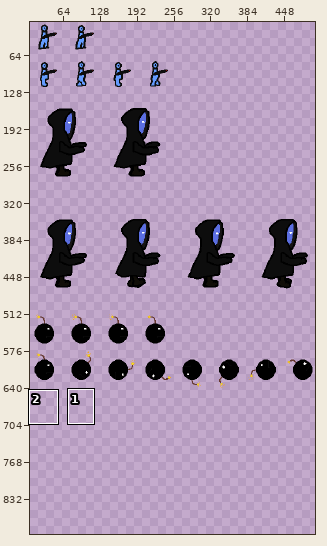
Two states of a sprite sheet, AP_GameDev_Project/Content/tilemap_entities.png. The first picture is a wide view before the edit; the outline marks the close-up.
Close-up. Before:
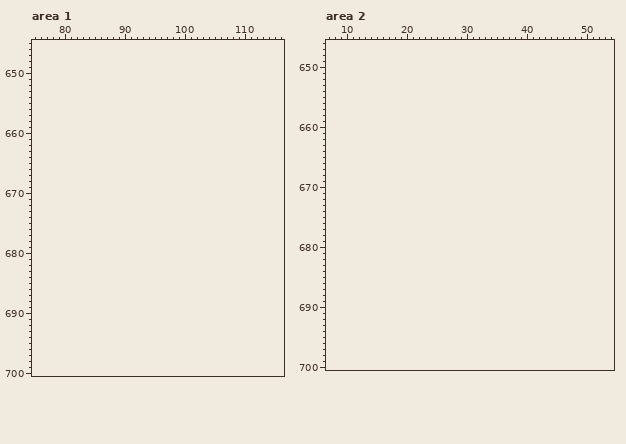
The file is 512x640 pixels. Colours within 5 levels of each other are drawn and written as one. Shown: area 1: x 75..116, y 645..700; area 2: x 7..54, y 646..700. The old version is drawn lined up with the new one, on the new canvas. The wide view leaves out empty margins. The commit also changed other parts of the picture, which this record leaves out.
Palette (. is transparent): 
Pixels before, area 2 (only the part around the change), first column x 7:
646 ...............................................
647 ...............................................
648 ...............................................
649 ...............................................
650 ...............................................
651 ...............................................
652 ...............................................
653 ...............................................
654 ...............................................
655 ...............................................
656 ...............................................
657 ...............................................
658 ...............................................
659 ...............................................
660 ...............................................
661 ...............................................
662 ...............................................
663 ...............................................
664 ...............................................
665 ...............................................
666 ...............................................
667 ...............................................
668 ...............................................
669 ...............................................
670 ...............................................
671 ...............................................
672 ...............................................
673 ...............................................
674 ...............................................
675 ...............................................
676 ...............................................
677 ...............................................
678 ...............................................
679 ...............................................
680 ...............................................
681 ...............................................
682 ...............................................
683 ...............................................
684 ...............................................
685 ...............................................
686 ...............................................
687 ...............................................
688 ...............................................
689 ...............................................
690 ...............................................
691 ...............................................
692 ...............................................
693 ...............................................
694 ...............................................
695 ...............................................
696 ...............................................
697 ...............................................
698 ...............................................
699 ...............................................
700 ...............................................
Now the later version:
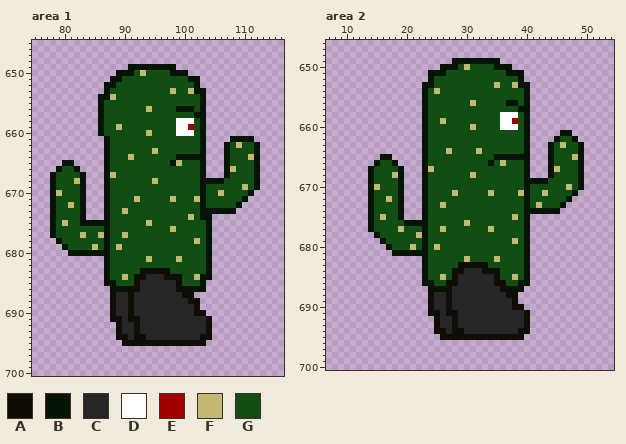
Colours new in this view: A #100d07  B #051405  C #262626  D #ffffff  E #a00000  F #c2ba72  G #114e13
Change:
canvas 512x640 -> 512x896
Area 1:
y 649: x 91..98 ........ -> BBBBBBBB
y 650: x 89..100 ............ -> BBBGFGGGGBBB
y 651: x 88..102 ............... -> BBGGGGGGGGGGGBB
y 652: x 87..102 ................ -> BBGGGGGGGGGGGGGB
y 653: x 87..103 ................. -> BGGGGGGGGGGFGGFBB
y 654: x 86..103 .................. -> BBFGGGGGGGGGGGGGGB
y 655: x 86..103 .................. -> BGGGGGGGGGGGGGGGGB
y 656: x 86..103 .................. -> BGGGGGGGFGGGGBBBGB
y 657: x 86..103 .................. -> BGGGGGGGGGGGGGGGBB
y 658: x 86..103 .................. -> BGGGGGGGGGGGGDDDGB
y 659: x 86..103 .................. -> BGGFGGGGGGGGGDDEGB
y 660: x 86..103 .................. -> BGGGGGGGFGGGGDDDGB
y 661: x 87..103 ................. -> BGGGGGGGGGGGGGGGB; x 108..111 .... -> BBBB
y 662: x 87..103 ................. -> BGGGGGGGGGGGGGGGB; x 107..112 ...... -> BGFGGB
y 663: x 87..103 ................. -> BGGGGGGGFGGGGGGGB; x 107..112 ...... -> BGGGGB
y 664: x 87..103 ................. -> BGGGFGGGGGGGBBBBB; x 107..112 ...... -> BGGGFB
y 665: x 80..81 .. -> BB; x 87..103 ................. -> BGGGGGGGGGGBFGGGB; x 107..112 ...... -> BGGGGB
y 666: x 79..82 .... -> BGGB; x 87..103 ................. -> BGGGGGGGGGGGGGGGB; x 107..112 ...... -> BFGGGB
y 667: x 78..83 ...... -> BGGGGB; x 87..103 ................. -> BFGGGGGGGGGGGGGGB; x 107..112 ...... -> BGGGGB
y 668: x 78..83 ...... -> BGGGFB; x 87..112 .......................... -> BGGGGGGGFGGGGGGGBBBBGGGGGB
y 669: x 78..83 ...... -> BGGGGB; x 87..112 .......................... -> BGGGGGGGGGGGGGGGBGGGGGGFGB
y 670: x 78..83 ...... -> BFGGGB; x 87..111 ......................... -> BGGGGGGGGGGGGGGGBGGFGGGGB
y 671: x 78..83 ...... -> BGGGGB; x 87..110 ........................ -> BGGGGFGGGGGFGGGFBGGGGGGB
y 672: x 78..83 ...... -> BGGFGB; x 87..109 ....................... -> BGGGGGGGGGGGGGGGBGGGGGB
y 673: x 78..83 ...... -> BGGGGB; x 87..108 ...................... -> BGGFGGGGGGGGGGGGBBBBBB
y 674: x 78..83 ...... -> BGGGGB; x 87..104 .................. -> BGGGGGGGGGGGGGFGBB
y 675: x 78..104 ........................... -> BGFGGBBBBBGGGGGGFGGGGGGGGGB
y 676: x 78..104 ........................... -> BGGGGGGGGBGGGGGGGGGGFGGGGGB
y 677: x 78..104 ........................... -> BGGGGFGGFBGGFGGGGGGGGGGGGGB
y 678: x 79..104 .......................... -> BGGGGGGGBGGGGGGGGGGGGGGFGB
y 679: x 80..104 ......................... -> BGGGGFGBGFGGGGGGGGGGGGGGB
y 680: x 81..104 ........................ -> BBBBBBBGGGGGGGGGGGGGGGGB
y 681: x 87..104 .................. -> BGGGGGGFGGGGFGGGGB
y 682: x 87..104 .................. -> BGGGGGGGGGGGGGGGGB
y 683: x 87..104 .................. -> BGGGGGAAAAAGGGGGGB
y 684: x 87..104 .................. -> BGGFGAACCCAAAGGFBB
y 685: x 87..103 ................. -> BBGGGACCCCCCAGGGB
y 686: x 88..103 ................ -> BBBAACCCCCCAABBB
y 687: x 88..101 .............. -> ACCACCCCCCCCAA
y 688: x 88..102 ............... -> ACCACCCCCCCCCAA
y 689: x 88..102 ............... -> ACCACCCCCCCCCCA
y 690: x 88..103 ................ -> ACCACCCCCCCCCCAA
y 691: x 88..104 ................. -> AACAACCCCCCCCCCCA
y 692..693: x 89..104 ................ -> ACCACCCCCCCCCCCA
y 694: x 89..104 ................ -> AACAACCCCCCCCCAA
y 695: x 90..103 .............. -> AAAAAAAAAAAAAA
Area 2:
y 649: x 28..35 ........ -> BBBBBBBB
y 650: x 26..37 ............ -> BBBGFGGGGBBB
y 651: x 24..39 ................ -> BBBGGGGGGGGGGBBB
y 652: x 24..39 ................ -> BGGGGGGGGGGGGGGB
y 653: x 23..40 .................. -> BBGGGGGGGGGGFGGFBB
y 654: x 23..40 .................. -> BGFGGGGGGGGGGGGGGB
y 655: x 23..40 .................. -> BGGGGGGGGGGGGGGGGB
y 656: x 23..40 .................. -> BGGGGGGGFGGGGGBBGB
y 657: x 23..40 .................. -> BGGGGGGGGGGGGGGGBB
y 658: x 23..40 .................. -> BGGGGGGGGGGGGDDDGB
y 659: x 23..40 .................. -> BGGFGGGGGGGGGDDEGB
y 660: x 23..40 .................. -> BGGGGGGGFGGGGDDDGB
y 661: x 23..40 .................. -> BGGGGGGGGGGGGGGGGB; x 46..47 .. -> BB
y 662: x 23..40 .................. -> BGGGGGGGGGGGGGGGGB; x 45..48 .... -> BGGB
y 663: x 23..40 .................. -> BGGGGGGGGGGGGGGGGB; x 44..49 ...... -> BGFGGB
y 664: x 23..40 .................. -> BGGGFGGGGFGGGGGGGB; x 44..49 ...... -> BGGGGB
y 665: x 16..17 .. -> BB; x 23..40 .................. -> BGGGGGGGGGGGBBBBBB; x 44..49 ...... -> BGGGFB
y 666: x 15..18 .... -> BGGB; x 23..40 .................. -> BGGGGGGGGGGBGFGGGB; x 44..49 ...... -> BGGGGB
y 667: x 14..19 ...... -> BGGGGB; x 23..40 .................. -> BFGGGGGGGGGGGGGGGB; x 44..49 ...... -> BFGGGB
y 668: x 14..19 ...... -> BGGGFB; x 23..40 .................. -> BGGGGGGGFGGGGGGGGB; x 44..49 ...... -> BGGGGB
y 669: x 14..19 ...... -> BGGGGB; x 23..49 ........................... -> BGGGGGGGGGGGGGGGGBBBBGGGGGB
y 670: x 14..19 ...... -> BFGGGB; x 23..49 ........................... -> BGGGGGGGGGGGGGGGGBGGGGGGFGB
y 671: x 14..19 ...... -> BGGGGB; x 23..48 .......................... -> BGGGGFGGGGGFGGGGFBGGFGGGGB
y 672: x 14..19 ...... -> BGGFGB; x 23..47 ......................... -> BGGGGGGGGGGGGGGGGBGGGGGGB
y 673: x 14..19 ...... -> BGGGGB; x 23..46 ........................ -> BGGFGGGGGGGGGGGGGBGFGGGB
y 674: x 14..19 ...... -> BGGGGB; x 23..45 ....................... -> BGGGGGGGGGGGGGGGGBBBBBB
y 675: x 14..19 ...... -> BGFGGB; x 23..40 .................. -> BGGGGGGGGGGGGGGFGB
y 676: x 14..40 ........................... -> BGGGGGBBBBGGGGGGFGGGGGGGGGB
y 677: x 14..40 ........................... -> BGGGGFGGGBGGFGGGGGGGFGGGGGB
y 678: x 15..40 .......................... -> BGGGGGGFBGGGGGGGGGGGGGGGGB
y 679: x 16..40 ......................... -> BGGGGGGBGGGGGGGGGGGGGGFGB
y 680: x 17..40 ........................ -> BGGGFGBGFGGGGGGGGGGGGGGB
y 681: x 18..40 ....................... -> BBBBBBGGGGGGGGGGGGGGGGB
y 682: x 23..40 .................. -> BGGGGGGFGGGGFGGGGB
y 683: x 23..40 .................. -> BGGGGGAAAAAGGGGGGB
y 684: x 23..40 .................. -> BGGGGAACCCAAAGGGGB
y 685: x 23..40 .................. -> BGGFGACCCCCCAGGFGB
y 686: x 23..40 .................. -> BBGGAACCCCCCAAGGBB
y 687: x 24..39 ................ -> BBBACCCCCCCCAABB
y 688: x 24..38 ............... -> ACCACCCCCCCCCAA
y 689: x 24..38 ............... -> ACCACCCCCCCCCCA
y 690: x 24..39 ................ -> ACCACCCCCCCCCCAA
y 691: x 24..40 ................. -> AACAACCCCCCCCCCCA
y 692..693: x 25..40 ................ -> ACCACCCCCCCCCCCA
y 694: x 25..40 ................ -> AACAACCCCCCCCCAA
y 695: x 26..39 .............. -> AAAAAAAAAAAAAA
Pixel boxes of the changes (left, top, right, bottom) in both close-ups:
added: (50, 64, 260, 346)
added: (368, 58, 584, 340)
